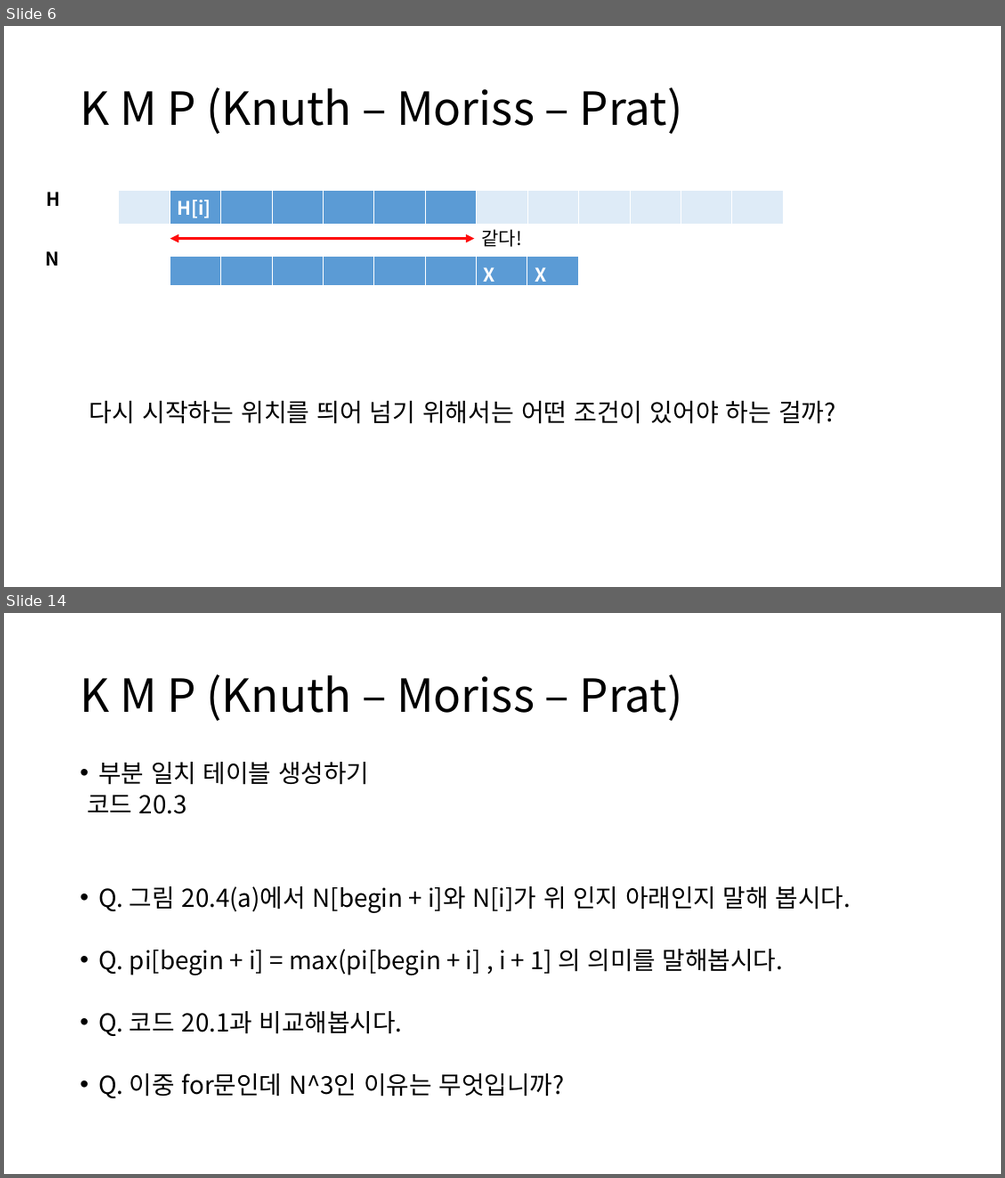
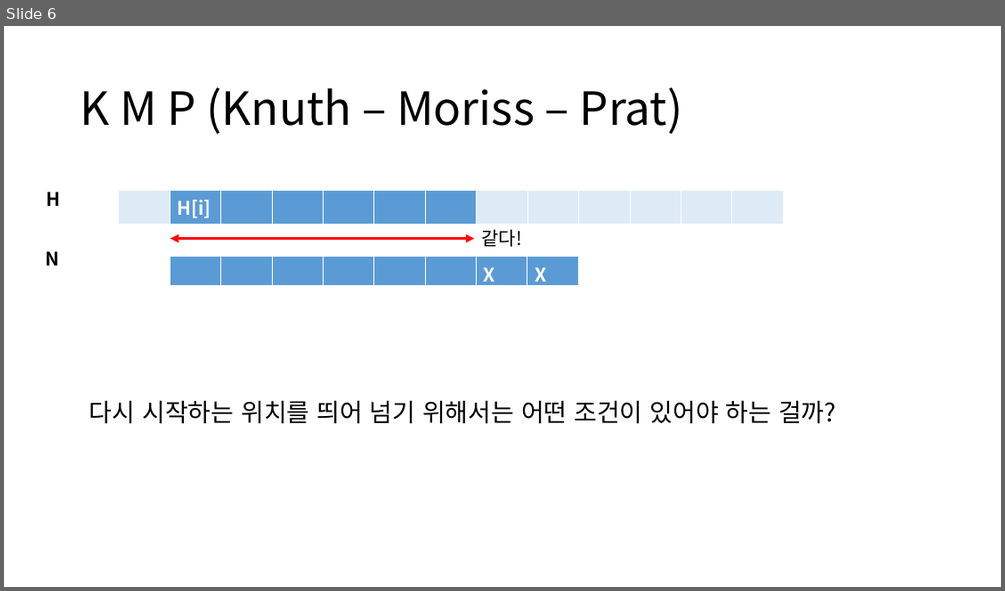
Before and after one commit to ALGOSOPT/algosopt, a slide deck: Chapter20/chapter20.pptx. Shown one above the other, each under a label of ours: slides 6 and 14 before the commit, slide 6 after it; the slides between them are not shown. The pictures are 1005x1178 and 1005x591 pixels, drawn with LibreOffice and Linux fonts; fonts in the diff are those of the drawing. Boxes give left, top, right and bottom in pixels: in the first picture for what was removed or moved away, otherwise in the second. Text is boxed around its words. In the diff, an @@ line names an element or a change of style, - is before the commit and + after.

```diff
--- a/Chapter20/chapter20.pptx
+++ b/Chapter20/chapter20.pptx
@@ slide 14 removed at (4, 613, 1001, 1174), background #FFFFFF @@
@@ title removed at (80, 674, 683, 721) @@
-K M P (Knuth – Moriss – Prat)
@@ text removed at (87, 762, 850, 1098) @@
-• 부분 일치 테이블 생성하기
-코드 20.3
-• Q. 그림 20.4(a)에서 N[begin + i]와 N[i]가 위 인지 아래인지 말해 봅시다.
-• Q. pi[begin + i] = max(pi[begin + i] , i + 1] 의 의미를 말해봅시다.
-• Q. 코드 20.1과 비교해봅시다.
-• Q. 이중 for문인데 N^3인 이유는 무엇입니까?
```
Also in this commit, not shown: 5 slides changed, 7 slides added, 8 other slides removed, 2 other files.
